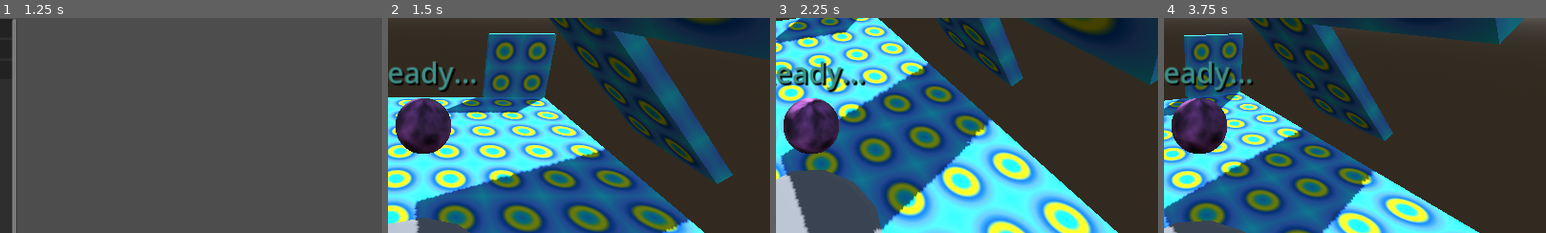
Above: before the commit, frames 1-4 (left to right).
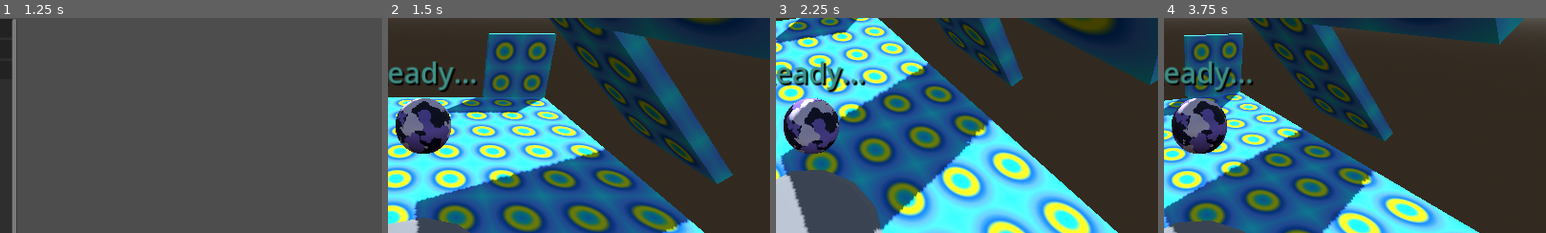
Above: after the commit, the same moments.

Repository: thearst3rd/godot4-marble-game
Game: Godot game, scene res://src/states/menu/main_menu.tscn
Same seed, same stepped clock (60 frames per second), same inputs: the game is played once before the commit and once after it.
Inputs (mouse positions are % of the whole screen's width and height, from its top left):
- Up to frame 1 (1.25 s): click "Play" at 0.5 s
- Up to frame 2 (1.5 s): click "Test Level" at 1.25 s
- Up to frame 3 (2.25 s): tap Enter at 2 s; move the mouse to (55, 50) at 2.02 s; hold W (forward) from 2.03 s (still down); tap Down (camera_down) at 2.1 s
- Up to frame 4 (3.75 s): keep holding W (forward); tap Space (jump) at 2.27, 3.02 s; tap R (restart) at 2.75, 3.5 s; move the mouse to (45, 50) at 2.77 s; tap Left (camera_left) at 2.85 s; move the mouse to (52, 48) at 3.52 s; tap Right (camera_right) at 3.6 s
The pictures show only the part of the screen within x 45-95%, y 25-75%; the shares and areas given below are measured in that part.

Frame 1 is identical in both runs. In frame 2, 2.7% of the frame differs, in the area x 2-17%, y 37-63%; in frame 3, 2.8%, in the area x 2-17%, y 37-64%; in frame 4, 2.7%.

Commit message:
Add marble texture

Diff:
--- a/src/objects/marble.tscn
+++ b/src/objects/marble.tscn
@@ -1,20 +1,13 @@
-[gd_scene load_steps=8 format=3 uid="uid://x10k41fn8cyv"]
+[gd_scene load_steps=7 format=3 uid="uid://x10k41fn8cyv"]
 
 [ext_resource type="Script" path="res://src/objects/marble.gd" id="1_ajff0"]
+[ext_resource type="Texture2D" uid="uid://c38l6io372aqw" path="res://assets/marble_texture_01.png" id="2_awssh"]
 
 [sub_resource type="PhysicsMaterial" id="PhysicsMaterial_wt7a8"]
 bounce = 0.5
 
-[sub_resource type="FastNoiseLite" id="FastNoiseLite_brg08"]
-
-[sub_resource type="NoiseTexture2D" id="NoiseTexture2D_pq5tf"]
-height = 256
-seamless = true
-noise = SubResource("FastNoiseLite_brg08")
-
 [sub_resource type="StandardMaterial3D" id="StandardMaterial3D_y18wr"]
-albedo_color = Color(1, 0.505882, 1, 1)
-albedo_texture = SubResource("NoiseTexture2D_pq5tf")
+albedo_texture = ExtResource("2_awssh")
 roughness = 0.6
 
 [sub_resource type="SphereMesh" id="SphereMesh_wbonb"]
Binary file added: assets/marble_texture_01.png
Not shown, added: assets/marble_texture_01.png.import
